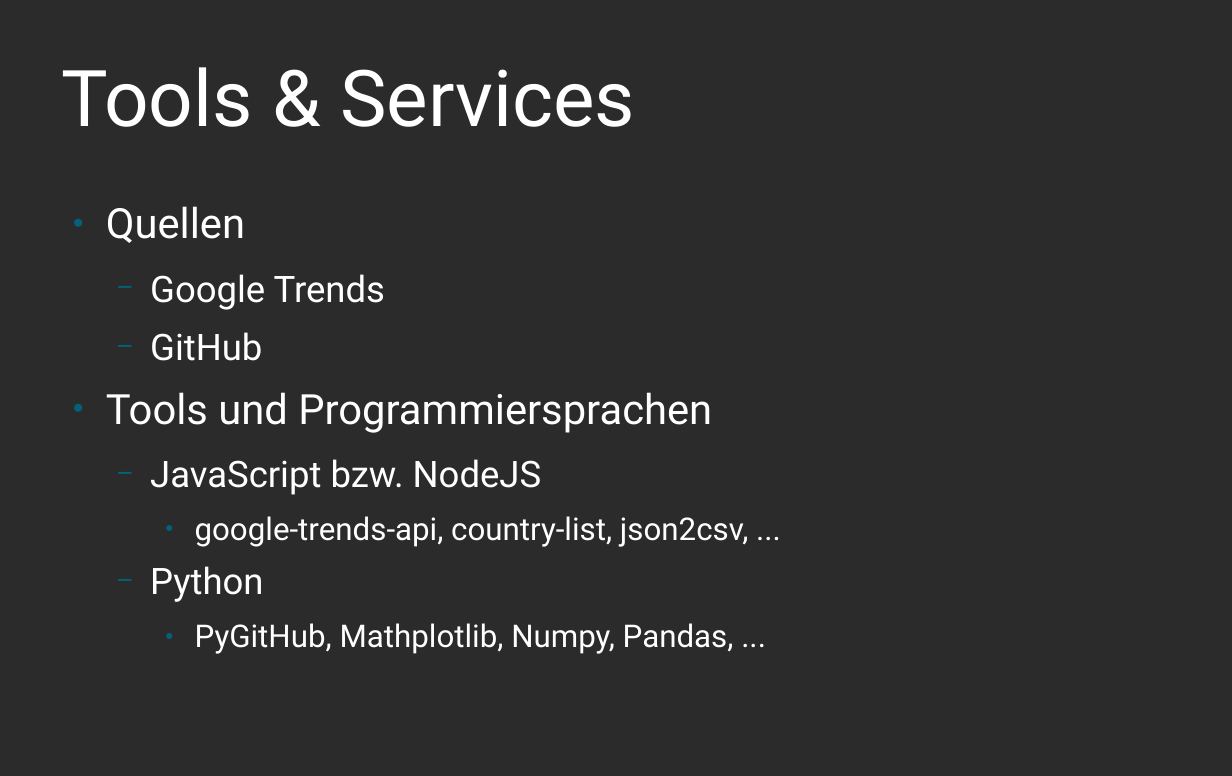
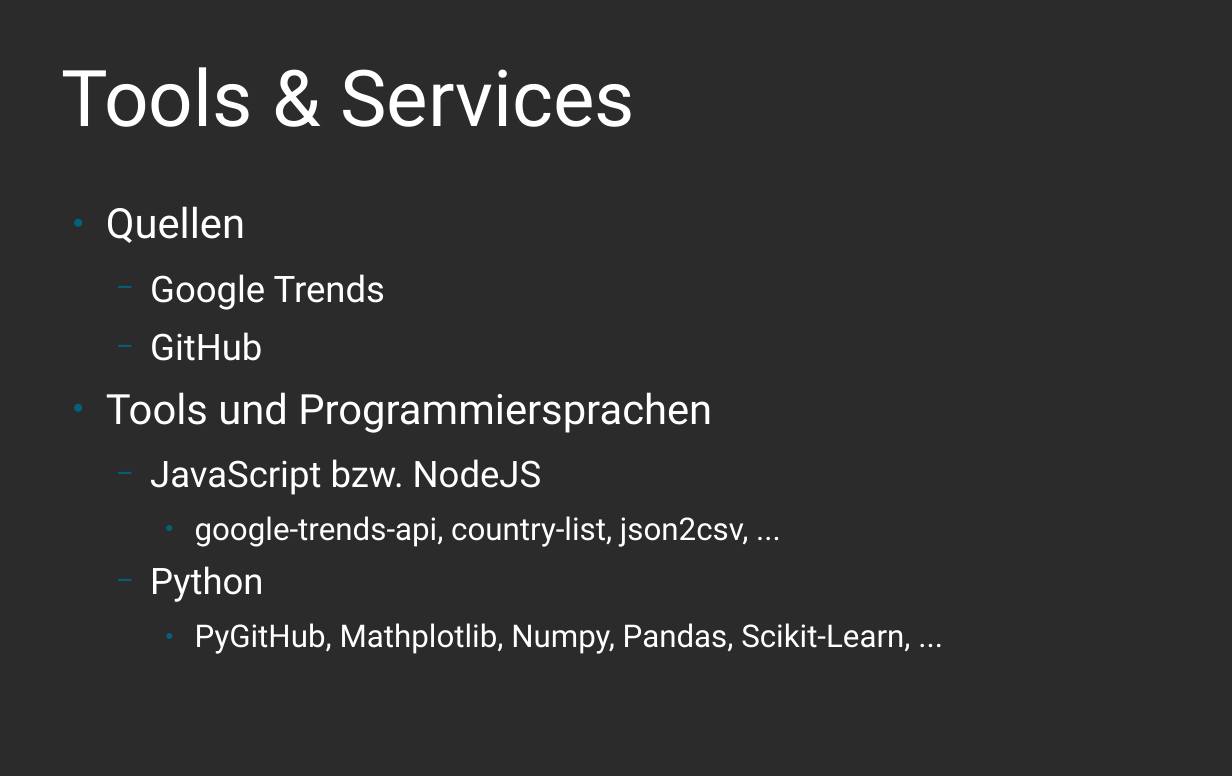
Before and after one commit to BoyanH/SoftwareProcesses17-18, a slide deck: slide 19 of Homework10/results_presentation.odp (slide 10 before the commit). Drawn at 1232x776 pixels with LibreOffice and Linux fonts; fonts in the diff are those of the drawing; background and template pictures are left out; a plain dark background stands for a picture behind light text. Boxes give left, top, right and bottom in pixels: in the first picture for what was removed or moved away, otherwise in the second. Text is boxed around its words. In the diff, an @@ line names an element or a change of style, - is before the commit and + after.

```diff
--- a/Homework10/results_presentation.odp
+++ b/Homework10/results_presentation.odp
@@ text at bbox=[195, 623, 910, 654]: text changed @@
-    ● PyGitHub, Mathplotlib, Numpy, Pandas, ...
+    ● PyGitHub, Mathplotlib, Numpy, Pandas, Scikit-Learn, ...
```
Also in this commit, not shown: 9 slides added.
